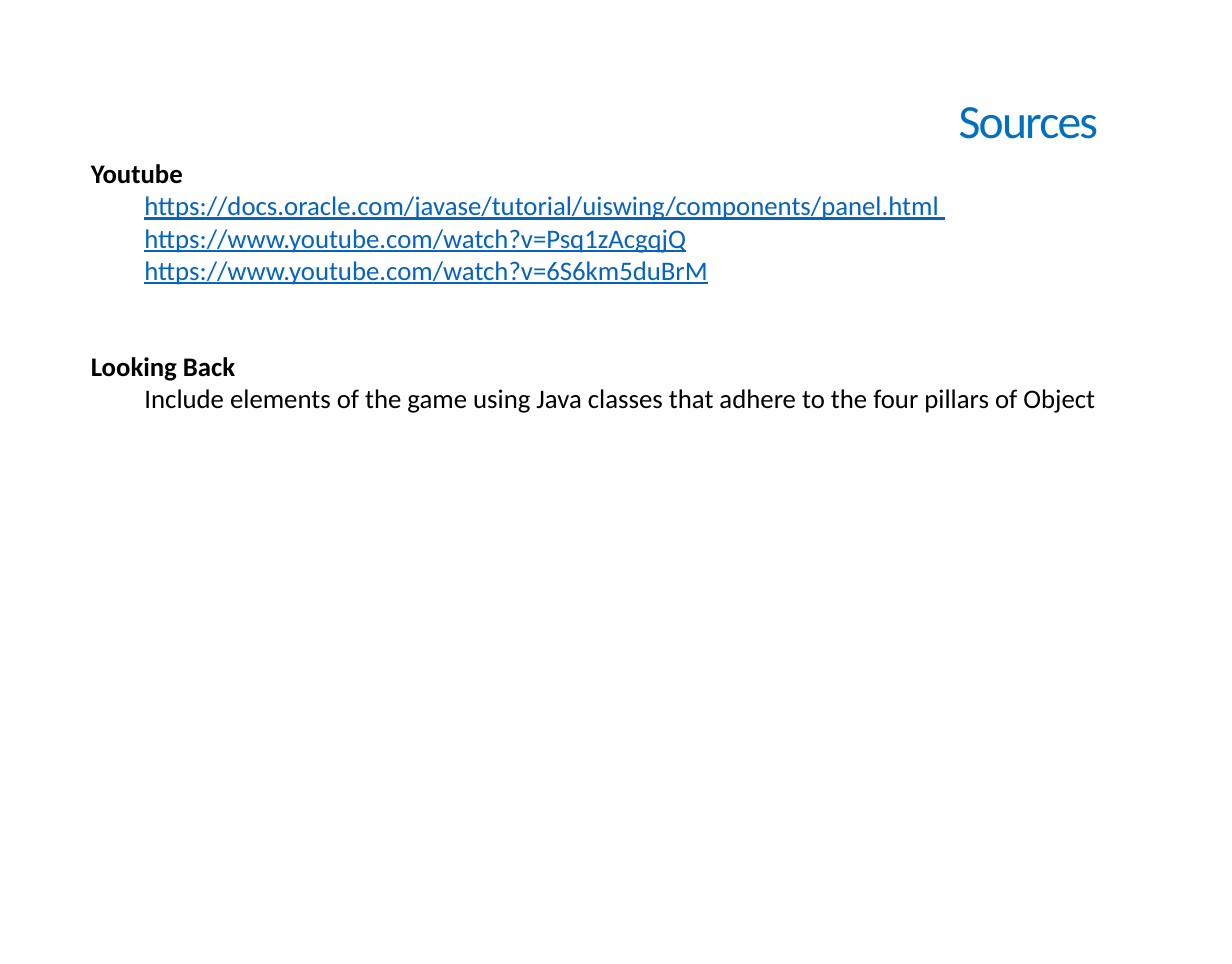
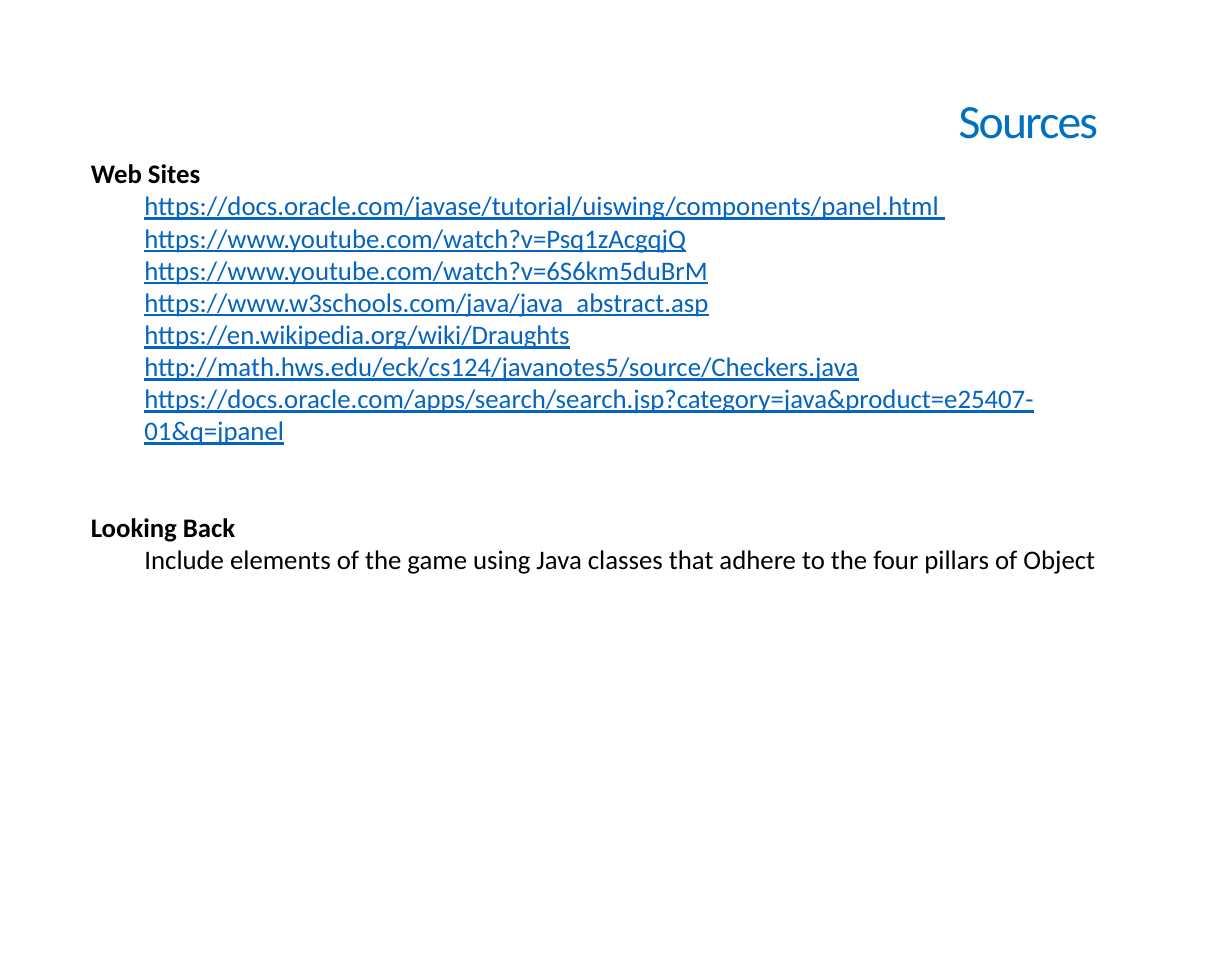
Before and after one commit to gchave77/capstone-2, a slide deck: slide 7 of uperCapstone-2.pptx. Drawn at 1232x964 pixels with LibreOffice and Linux fonts; fonts in the diff are those of the drawing. Boxes give left, top, right and bottom in pixels: in the first picture for what was removed or moved away, otherwise in the second. Text is boxed around its words. In the diff, an @@ line names an element or a change of style, - is before the commit and + after.

```diff
--- a/uperCapstone-2.pptx
+++ b/uperCapstone-2.pptx
@@ text at [91, 164, 200, 184]: text changed @@
-Youtube
+Web Sites
@@ text at [144, 293, 1033, 445]: paragraphs added @@
+  https://www.w3schools.com/java/java_abstract.asp
+  https://en.wikipedia.org/wiki/Draughts
+  http://math.hws.edu/eck/cs124/javanotes5/source/Checkers.java
+  https://docs.oracle.com/apps/search/search.jsp?category=java&product=e25407-01&q=jpanel
```
Also in this commit, not shown: 2 other slides changed, 1 slide added, 1 slide removed, 2 other files.
